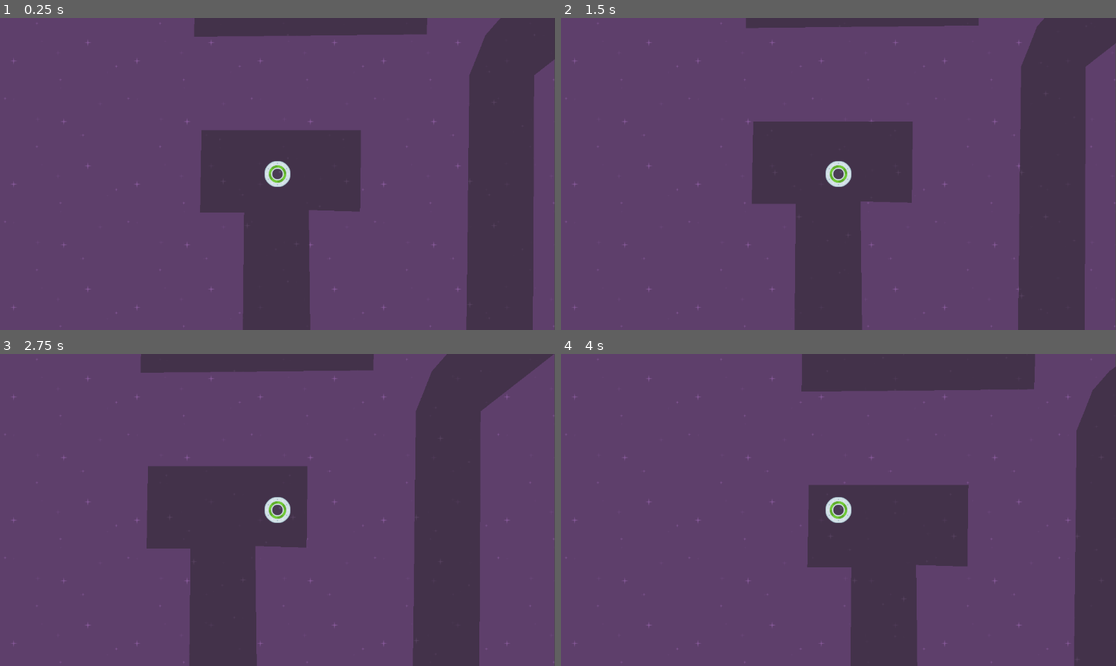
Above: before the commit, frames 1-4 (two rows, left to right).
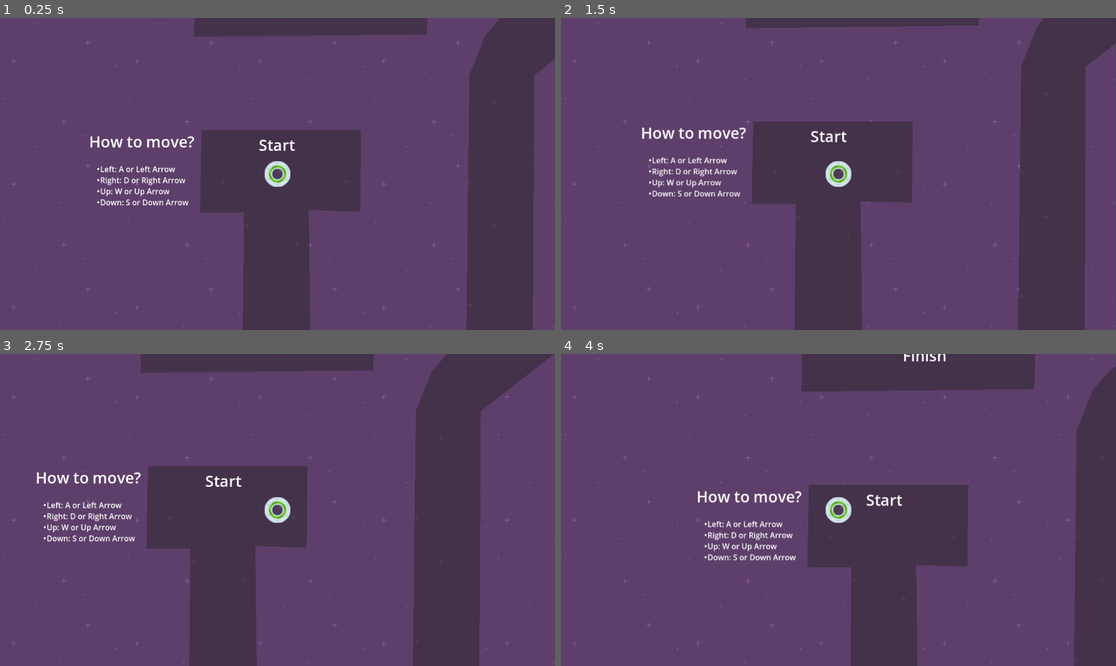
Above: after the commit, the same moments.

Repository: klauskpm/speedy_saucer
Game: Godot game, scene res://level_1.tscn
Same seed, same stepped clock (60 frames per second), same inputs: the game is played once before the commit and once after it.
Inputs:
- Up to frame 1 (0.25 s): no input
- Up to frame 2 (1.5 s): tap Enter at 0.5 s; hold Right (move_right) 0.53-1.28 s; hold Down (move_down) from 1.28 s (still down)
- Up to frame 3 (2.75 s): release Down (move_down) at 2.03 s; hold Right (move_right) from 2.03 s (still down)
- Up to frame 4 (4 s): release Right (move_right) at 2.78 s; hold Up (move_up) 2.78-3.53 s; hold Left (move_left) from 3.53 s (still down)

The runs differ from the first frame. In frame 1, 1.0% of the frame differs, in the area x 16-54%, y 37-61%; in frame 2, 1.0%; in frame 3, 1.0%; in frame 4, 1.2%, in the area x 24-70%, y 0-67%.

Commit message:
add tutorial labels

Diff:
--- a/level_1.tscn
+++ b/level_1.tscn
@@ -24,5 +24,56 @@
 position = Vector2(502, 200)
 
 [node name="Maze" parent="." instance=ExtResource("4_frcmo")]
+z_index = 0
+
+[node name="StartLabel" type="Label" parent="."]
+offset_left = 463.0
+offset_top = 117.0
+offset_right = 540.0
+offset_bottom = 162.0
+theme_override_font_sizes/font_size = 32
+text = "Start"
+
+[node name="FinishLabel" type="Label" parent="."]
+offset_left = 539.0
+offset_top = -183.0
+offset_right = 630.0
+offset_bottom = -138.0
+theme_override_font_sizes/font_size = 32
+text = "Finish"
+
+[node name="MovementTutorialLabel" type="RichTextLabel" parent="."]
+offset_left = 111.0
+offset_top = 110.0
+offset_right = 343.0
+offset_bottom = 292.0
+bbcode_enabled = true
+text = "[font_size=32]How to move?[/font_size]
+[font_size=16]
+[ul]
+Left: A or Left Arrow
+Right: D or Right Arrow
+Up: W or Up Arrow
+Down: S or Down Arrow
+[/ul]
+[/font_size]"
+
+[node name="AliveTutorialLabel" type="Label" parent="."]
+offset_left = 590.0
+offset_top = 858.0
+offset_right = 681.0
+offset_bottom = 903.0
+theme_override_font_sizes/font_size = 32
+text = "Stay inside to live"
+
+[node name="FinishTutorialLabel" type="Label" parent="."]
+offset_left = 1418.0
+offset_top = -155.0
+offset_right = 1687.0
+offset_bottom = -110.0
+theme_override_font_sizes/font_size = 32
+text = "Reach \"Finish\"
+to win"
+horizontal_alignment = 1
 
 [connection signal="body_exited" from="Maze" to="." method="_on_maze_body_exited"]
